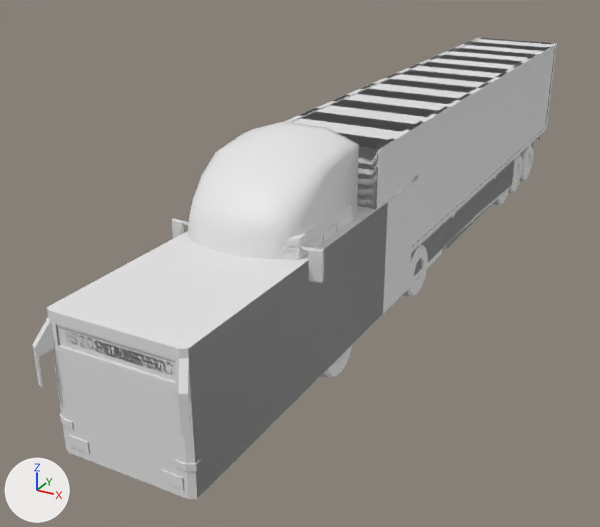
One commit to the COLLADA model objects3d/truck_western3.dae: the scene before it, then after it.
Rendered twice from a 50 mm lens placed at (76.0, -144.0, 90.0), pointed at (-17.0, 26.0, 4.0). Lighting does not change. The marker at lower left points along +X, +Y and +Z. Where no turn or scale is listed for an object, it has been applied to the vertices.

The first picture shows 'BusBack1', 'BusBack2', 'Cabin3', 'Cabin4', 'Cabin5', 'Cabin6', 'Cabin7', 'Truck1', 'Truck2', 'Truck3', 'Truck4', 'Wheel05'.
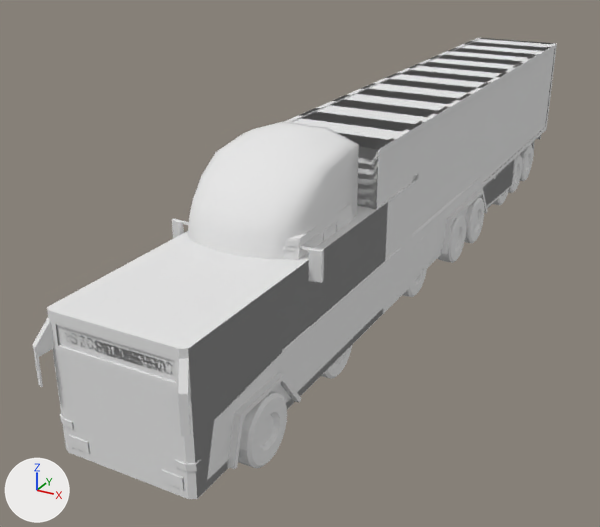
Where the change shows, as pixel boxes [x1, y1, x2, y2] in the pictures (600 x 527 px):
'Truck5', added
    after: [207, 248, 400, 480]
'LimoWheel1', added
    after: [238, 391, 287, 468]
'LimoCabin', added
    after: [410, 178, 487, 280]
'LimoWheel2', added
    after: [438, 214, 466, 263]
'LimoWheel3', added
    after: [465, 197, 485, 243]
'BusBack1', unchanged, covered by the edit
    before: [411, 159, 515, 281]
    after: [414, 159, 515, 281]

The change, as a diff of the scene's bpy script:
```diff
--- a/objects3d/truck_western3.dae.py
+++ b/objects3d/truck_western3.dae.py
@@ me_limowheel1mesh @@
+me_limowheel1mesh.from_pydata(...)  # 288 vertices, 568 faces; spans x -2.0..30.1, y -6.6..6.6, z -6.6..6.6
+me_limowheel1mesh.materials.append(mat_13___brushed_metal)  # its picture is missing
@@ me_truck5mesh @@
+me_truck5mesh.from_pydata(...)  # 130 vertices, 252 faces; spans x -15.5..15.0, y -36.0..47.7, z -6.2..15.0
+me_truck5mesh.materials.append(mat_13___brushed_metal)  # its picture is missing
@@ me_limowheel3mesh @@
+me_limowheel3mesh.from_pydata(...)  # 288 vertices, 568 faces; spans x -2.0..29.4, y -6.6..6.6, z -6.6..6.6
+me_limowheel3mesh.materials.append(mat_13___brushed_metal)  # its picture is missing
@@ me_limowheel2mesh @@
+me_limowheel2mesh.from_pydata(...)  # 288 vertices, 568 faces; spans x -2.0..29.2, y -6.6..6.6, z -6.6..6.6
+me_limowheel2mesh.materials.append(mat_13___brushed_metal)  # its picture is missing
@@ me_limocabinmesh @@
+me_limocabinmesh.from_pydata(...)  # 84 vertices, 160 faces; spans x -15.5..15.0, y -9.0..65.8, z -6.2..14.4
+me_limocabinmesh.materials.append(mat_13___brushed_metal)  # its picture is missing
@@ ob_limowheel1 @@
+ob_limowheel1 = bpy.data.objects.new('LimoWheel1', me_limowheel1mesh)
+ob_limowheel1.location = (-15.2, -43.1, 6.6)
@@ ob_truck5 @@
+ob_truck5 = bpy.data.objects.new('Truck5', me_truck5mesh)
+ob_truck5.location = (-0.7, -23.1, 11.2)
@@ ob_limowheel3 @@
+ob_limowheel3 = bpy.data.objects.new('LimoWheel3', me_limowheel3mesh)
+ob_limowheel3.location = (-14.8, 71.9, 6.6)
@@ ob_limowheel2 @@
+ob_limowheel2 = bpy.data.objects.new('LimoWheel2', me_limowheel2mesh)
+ob_limowheel2.location = (-14.8, 56.3, 6.6)
@@ ob_limocabin @@
+ob_limocabin = bpy.data.objects.new('LimoCabin', me_limocabinmesh)
+ob_limocabin.location = (-0.9, 19.2, 11.2)
```
